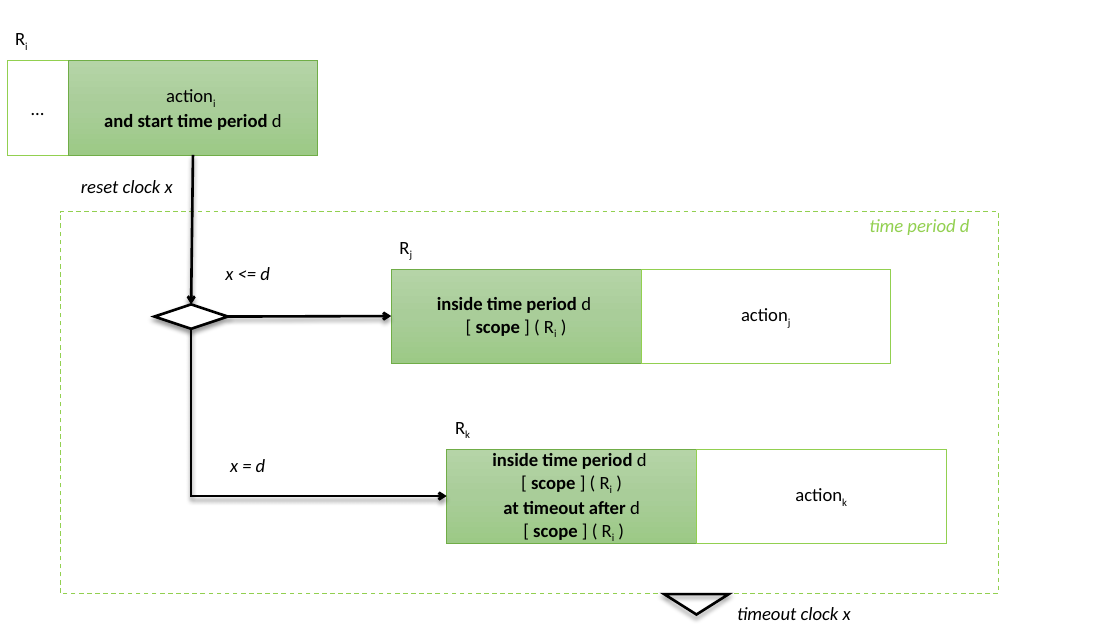
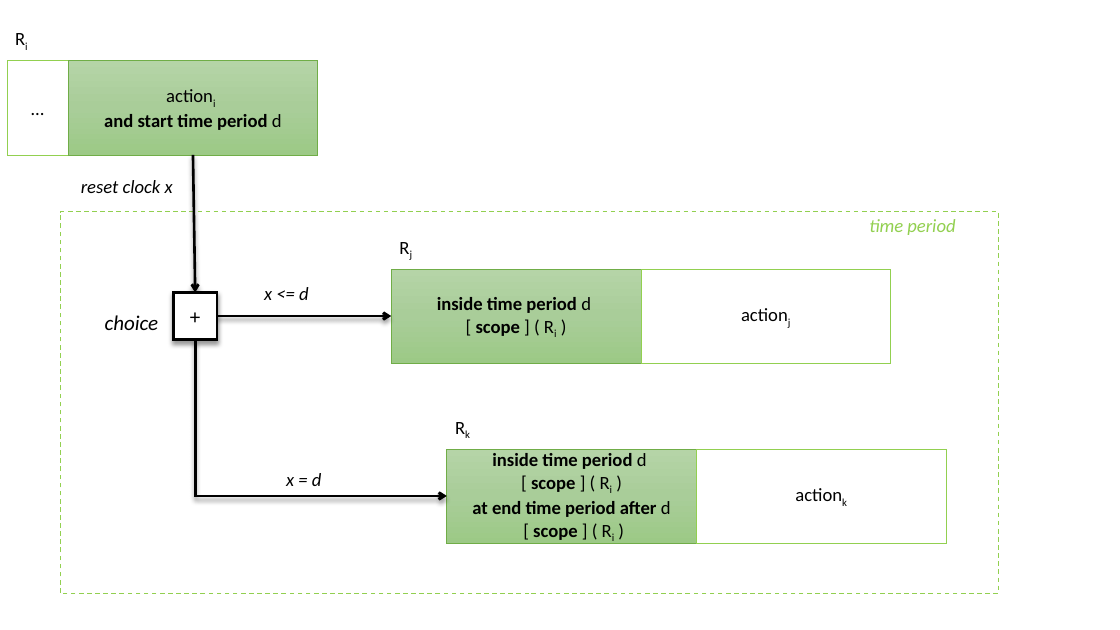
Before and after one commit to maat-team/MAATREQ-DEMO, a slide deck: slide 1 of demo/powerpoint/demo_maat_transfo_period.pptx. Drawn at 1120x630 pixels with LibreOffice and Linux fonts; fonts in the diff are those of the drawing. Boxes give left, top, right and bottom in pixels: in the first picture for what was removed or moved away, otherwise in the second. Text is boxed around its words. In the diff, an @@ line names an element or a change of style, - is before the commit and + after.

Commit message:
Update understand start, inside, end time period image

```diff
--- a/demo/powerpoint/demo_maat_transfo_period.pptx
+++ b/demo/powerpoint/demo_maat_transfo_period.pptx
@@ arrow moved from (193, 155) - (192, 304) to (193, 155) - (195, 292) @@
@@ text at [869,219,955,235]: text changed @@
-time period d
+time period
@@ rectangle added at [173,292,217,339], fill #FFFFFF, outline #000000 2.25 pt, 18 pt, text #000000 @@
++
@@ text "x <= d": place and size @@
-text "x <= d" at [225,267,270,280]
+text "x <= d" at [264,287,309,300]
@@ text added at [105,315,159,330], 18 pt, text #000000, italic @@
+choice
@@ diamond removed at [155,304,228,329] @@
@@ arrow moved from (228, 317) - (392, 316) to (218, 316) - (392, 316) @@
@@ elbow arrow moved from (192, 329) - (447, 496) to (195, 339) - (447, 496) @@
@@ text "x = d": place and size @@
-text "x = d" at [230,459,266,472]
+text "x = d" at [286,473,322,486]
@@ text in rectangle at [472,501,671,517]: text changed @@
-at timeout after d
+at end time period after d
@@ triangle removed at [665,594,729,614] @@
@@ text removed at [737,607,851,620] @@
-timeout clock x
```
Also in this commit, not shown: 1 other file.
